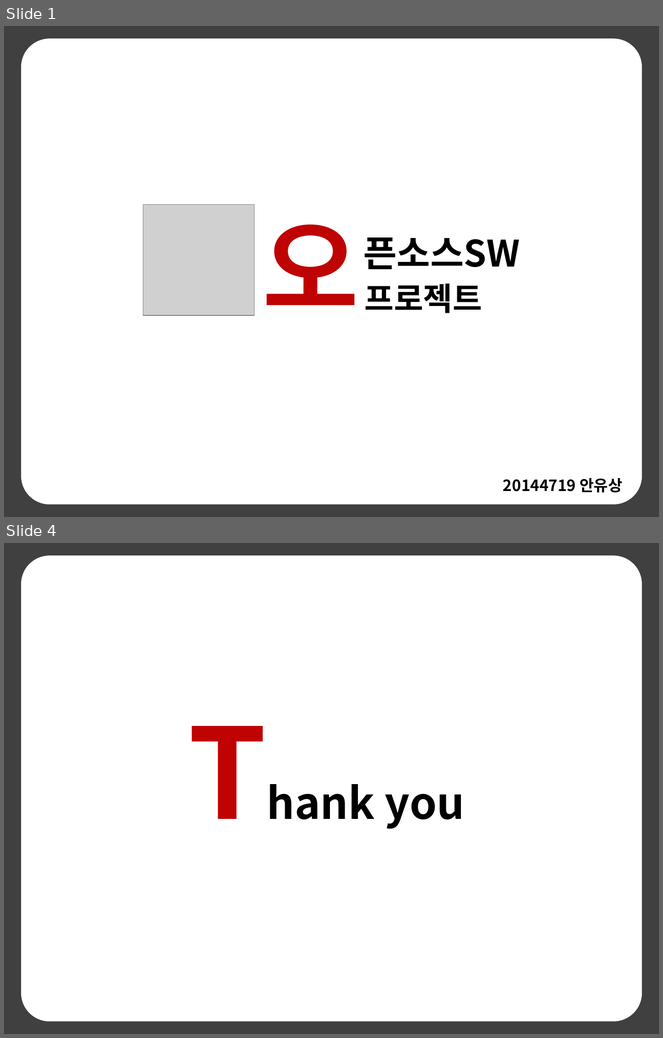
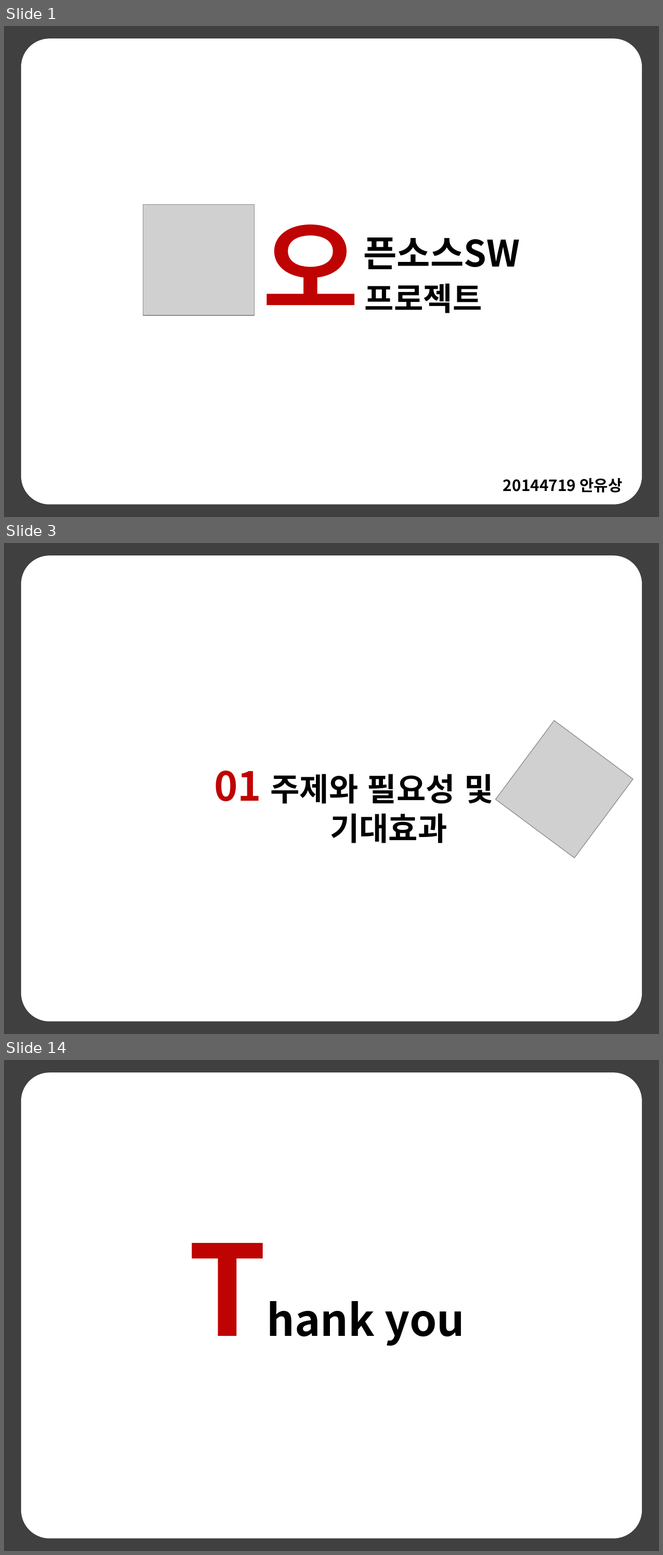
Before and after one commit to anys123/20144719, a slide deck: 20144719안유상(발표자료).pptx. Shown one above the other, each under a label of ours: slides 1 and 4 before the commit, slides 1, 3 and 14 after it; the slides between them are not shown. The pictures are 663x1038 and 663x1555 pixels, drawn with LibreOffice and Linux fonts; fonts in the diff are those of the drawing; grey boxes stand for pictures. Boxes give left, top, right and bottom in pixels: in the first picture for what was removed or moved away, otherwise in the second. Text is boxed around its words. In the diff, an @@ line names an element or a change of style, - is before the commit and + after.

```diff
--- a/20144719안유상(발표자료).pptx
+++ b/20144719안유상(발표자료).pptx
@@ slide 3 added at [4, 543, 659, 1034], background #404040 @@
@@ rounded rectangle added at [22, 557, 642, 1021], fill #FFFFFF, outline #FFFFFF 2 pt @@
@@ picture added at [495, 721, 633, 858] @@
@@ text added at [214, 771, 493, 844], 35 pt, text #000000, bold @@
+01 주제와 필요성 및
+기대효과
@@ what was slide 4 is now slide 14 @@
```
Also in this commit, not shown: 1 slide changed, 10 other slides added, 1 slide removed, 3 other files.
